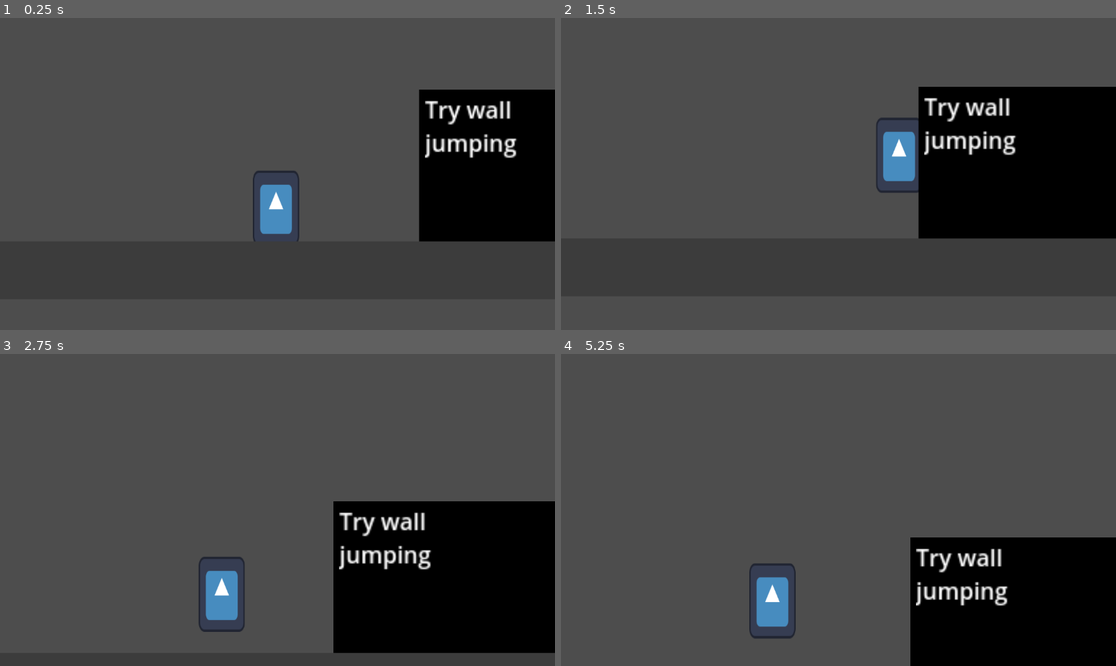
Above: before the commit, frames 1-4 (two rows, left to right).
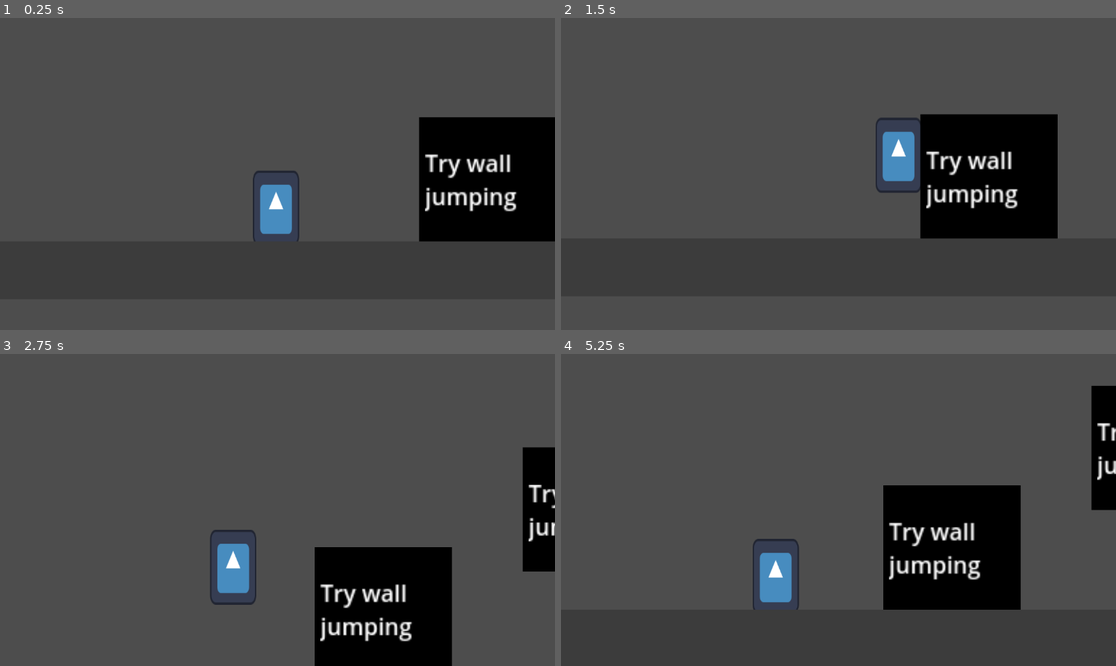
Above: after the commit, the same moments.

Repository: Joogensen/Lumen-Essense
Game: Godot game, scene res://Scenes/main.tscn
Same seed, same stepped clock (60 frames per second), same inputs: the game is played once before the commit and once after it. The engine's default icon, where the game draws it, is replaced by a stand-in: a white triangle on a blue panel in a dark square.
Inputs:
- Up to frame 1 (0.25 s): no input
- Up to frame 2 (1.5 s): hold Right (right) from 0.53 s (still down); tap Space (jump) at 0.6, 0.77, 1.07, 1.35 s
- Up to frame 3 (2.75 s): tap Space (jump) at 1.52, 1.82, 2.1 s; release Right (right) at 2.03 s; hold Left (left) from 2.03 s (still down)
- Up to frame 4 (5.25 s): release Left (left) at 2.78 s; hold Right (right) 2.78-4.28 s; tap Space (jump) at 2.85, 3.02, 3.32, 3.6, 3.77, 4.07, 4.35, 4.52, 4.82, 5.1 s; hold Left (left) 4.28-5.03 s; hold Right (right) from 5.03 s (still down)

The runs differ from the first frame. In frame 1, 3.9% of the frame differs, in the area x 75-100%, y 22-63%; in frame 2, 9.3%; in frame 3, 17%; in frame 4, 21%, in the area x 33-100%, y 10-100%.

Commit message:
Update main.tscn

Diff:
--- a/Scenes/main.tscn
+++ b/Scenes/main.tscn
@@ -5,7 +5,7 @@
 [sub_resource type="WorldBoundaryShape2D" id="WorldBoundaryShape2D_8830q"]
 
 [sub_resource type="RectangleShape2D" id="RectangleShape2D_2l3o2"]
-size = Vector2(216.5, 105)
+size = Vector2(94, 85)
 
 [node name="Main" type="Node2D"]
 
@@ -35,21 +35,43 @@
 [node name="StaticBody2D2" type="StaticBody2D" parent="."]
 
 [node name="CollisionShape2D" type="CollisionShape2D" parent="StaticBody2D2"]
-position = Vector2(763, 420.5)
+position = Vector2(700, 430.5)
 shape = SubResource("RectangleShape2D_2l3o2")
 
 [node name="ColorRect" type="ColorRect" parent="StaticBody2D2"]
 offset_left = 652.0
-offset_top = 368.0
-offset_right = 870.0
+offset_top = 387.0
+offset_right = 747.0
 offset_bottom = 473.0
 color = Color(0, 0, 0, 1)
 
 [node name="RichTextLabel" type="RichTextLabel" parent="StaticBody2D2/ColorRect"]
 layout_mode = 0
 offset_left = 4.0
-offset_top = 2.0
+offset_top = 20.0
 offset_right = 69.0
 offset_bottom = 104.0
 text = "Try wall jumping"
 autowrap_mode = 1
+
+[node name="StaticBody2D3" type="StaticBody2D" parent="."]
+
+[node name="CollisionShape2D" type="CollisionShape2D" parent="StaticBody2D3"]
+position = Vector2(844, 360)
+shape = SubResource("RectangleShape2D_2l3o2")
+
+[node name="ColorRect" type="ColorRect" parent="StaticBody2D3"]
+offset_left = 796.0
+offset_top = 318.0
+offset_right = 891.0
+offset_bottom = 404.0
+color = Color(0, 0, 0, 1)
+
+[node name="RichTextLabel" type="RichTextLabel" parent="StaticBody2D3/ColorRect"]
+layout_mode = 0
+offset_left = 4.0
+offset_top = 20.0
+offset_right = 69.0
+offset_bottom = 104.0
+text = "Try wall jumping"
+autowrap_mode = 1
